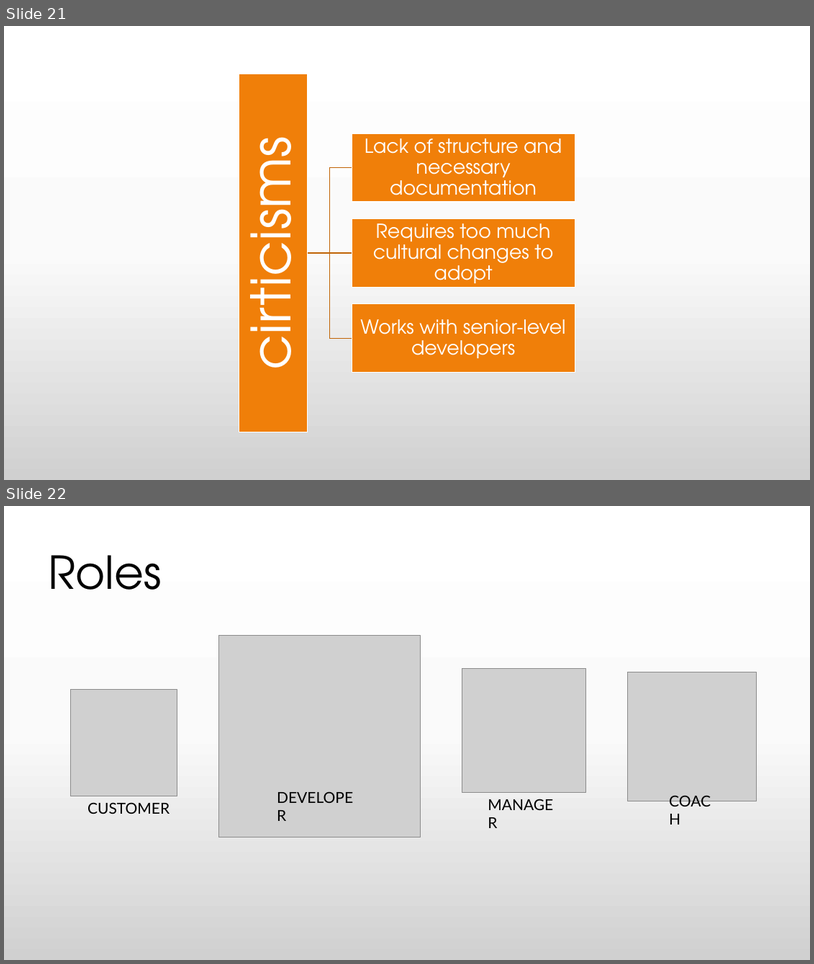
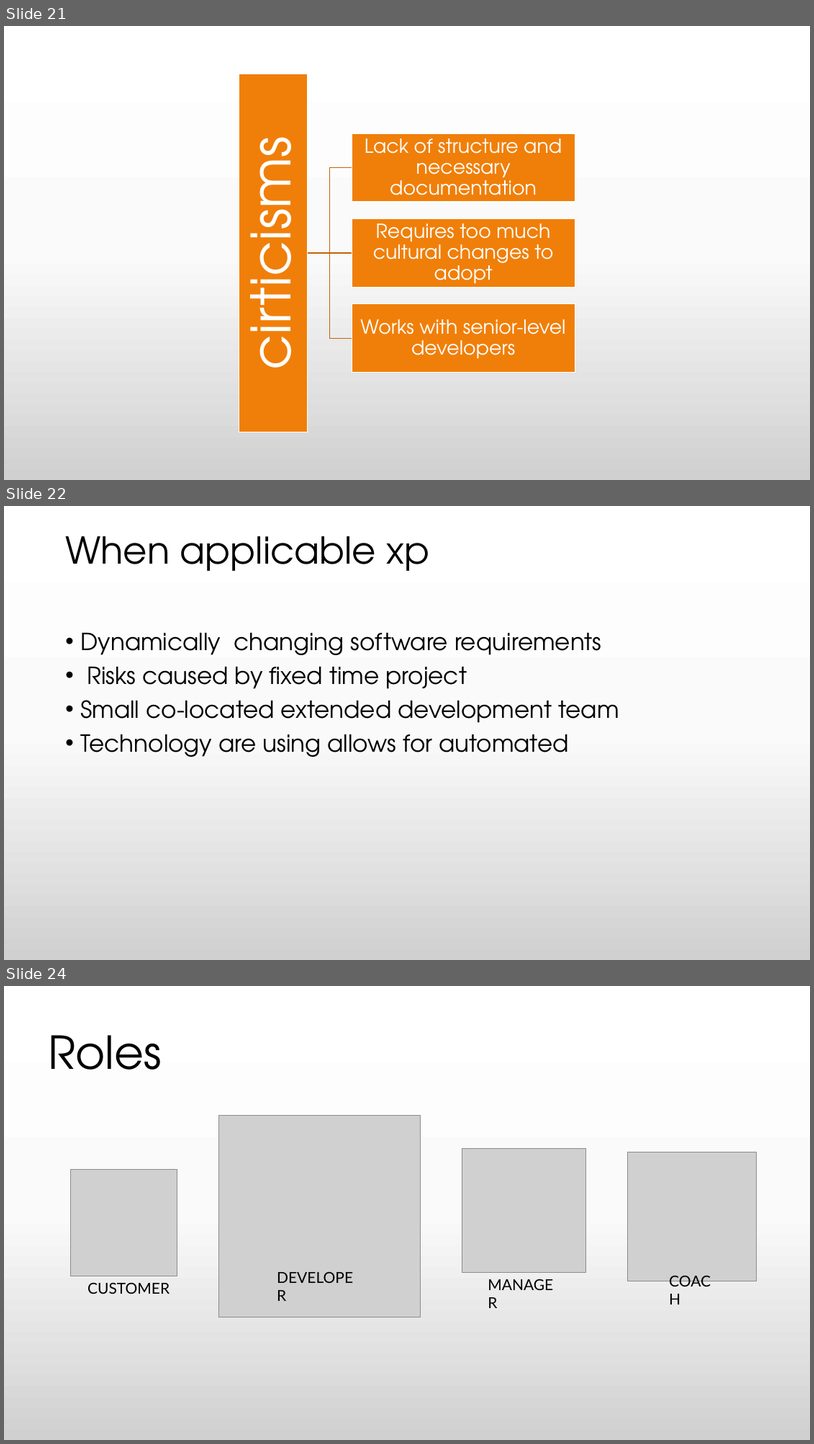
Before and after one commit to praash47/aasn-iii, a slide deck: extreme_programming.pptx. Shown one above the other, each under a label of ours: slides 21 and 22 before the commit, slides 21, 22 and 24 after it; the slides between them are not shown. The pictures are 814x964 and 814x1444 pixels, drawn with LibreOffice and Linux fonts; fonts in the diff are those of the drawing; grey boxes stand for pictures. Boxes give left, top, right and bottom in pixels: in the first picture for what was removed or moved away, otherwise in the second. Text is boxed around its words. In the diff, an @@ line names an element or a change of style, - is before the commit and + after.

```diff
--- a/extreme_programming.pptx
+++ b/extreme_programming.pptx
@@ slide 22 added at (4, 506, 810, 960), background gradient #FFFFFF to #FBFBFB to #D1D1D1 @@
@@ title added at (65, 536, 430, 571), 44 pt, text #000000 @@
+When applicable xp
@@ text added at (80, 633, 620, 757), 28 pt, text #000000 @@
+• Dynamically changing software requirements
+• Risks caused by fixed time project
+• Small co-located extended development team
+• Technology are using allows for automated
@@ what was slide 22 is now slide 24 @@
```
Also in this commit, not shown: 1 other slide added.
